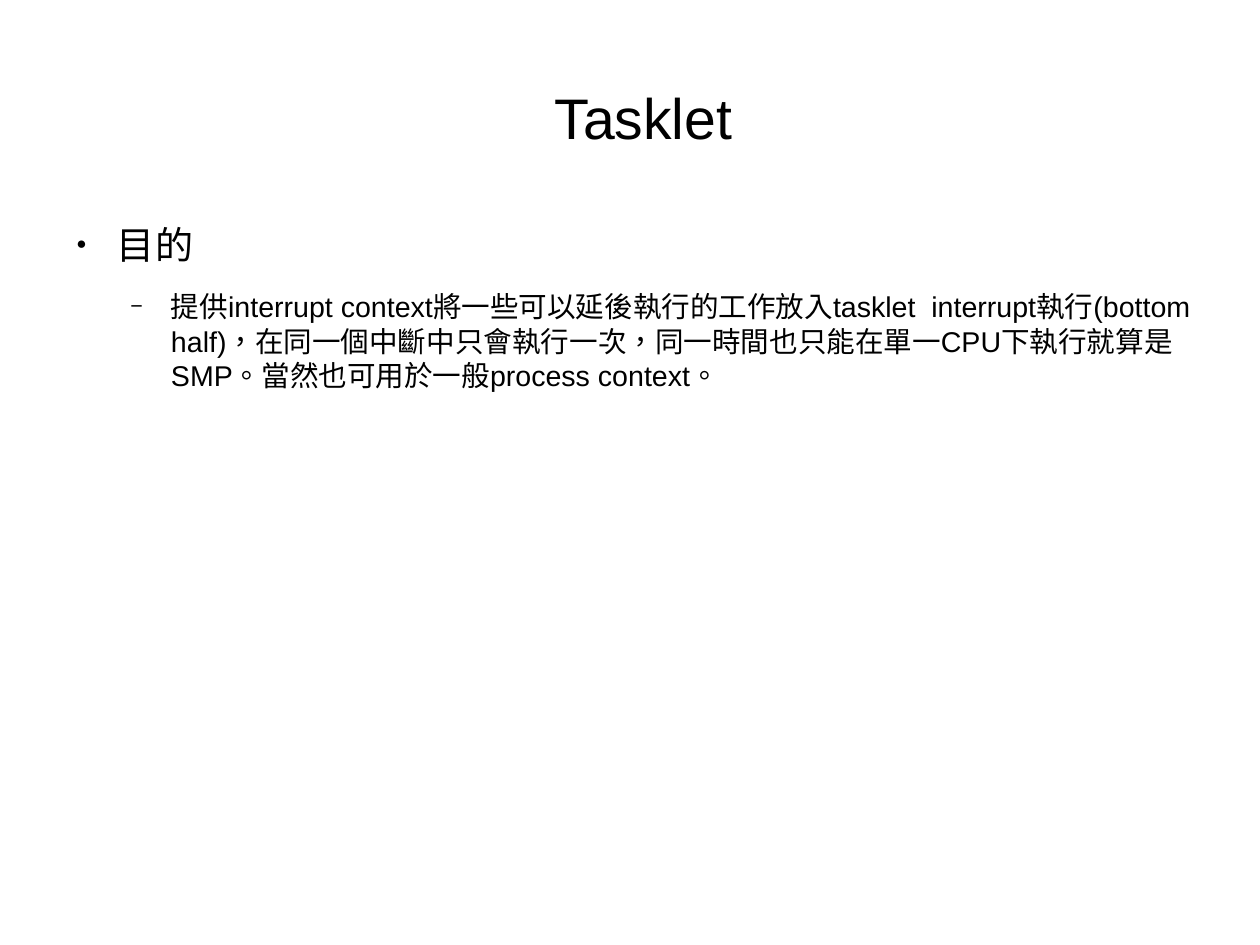
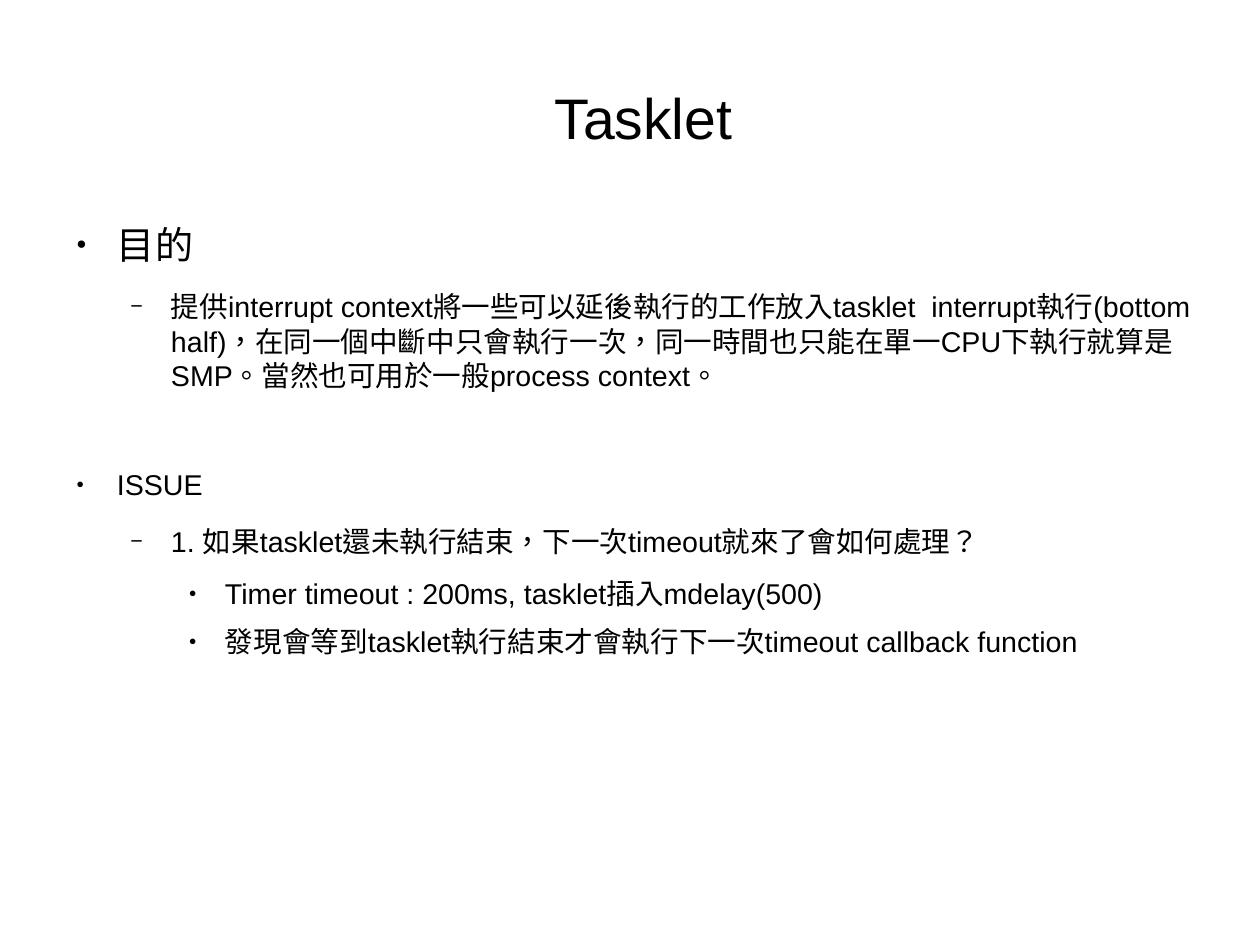
Before and after one commit to moumoon1203/linux_study, a slide deck: slide 32 of linux_study.odp (slide 24 before the commit). Drawn at 1260x945 pixels with LibreOffice and Linux fonts; fonts in the diff are those of the drawing. Boxes give left, top, right and bottom in pixels: in the first picture for what was removed or moved away, otherwise in the second. Text is boxed around its words. In the diff, an @@ line names an element or a change of style, - is before the commit and + after.

```diff
--- a/linux_study.odp
+++ b/linux_study.odp
@@ text at [117, 475, 1077, 655]: paragraphs added @@
+● ISSUE
+  − 1. 如果tasklet還未執行結束，下一次timeout就來了會如何處理？
+    ● Timer timeout : 200ms, tasklet插入mdelay(500)
+    ● 發現會等到tasklet執行結束才會執行下一次timeout callback function
```
Also in this commit, not shown: 5 other slides changed, 26 slides added, 3 other files.
